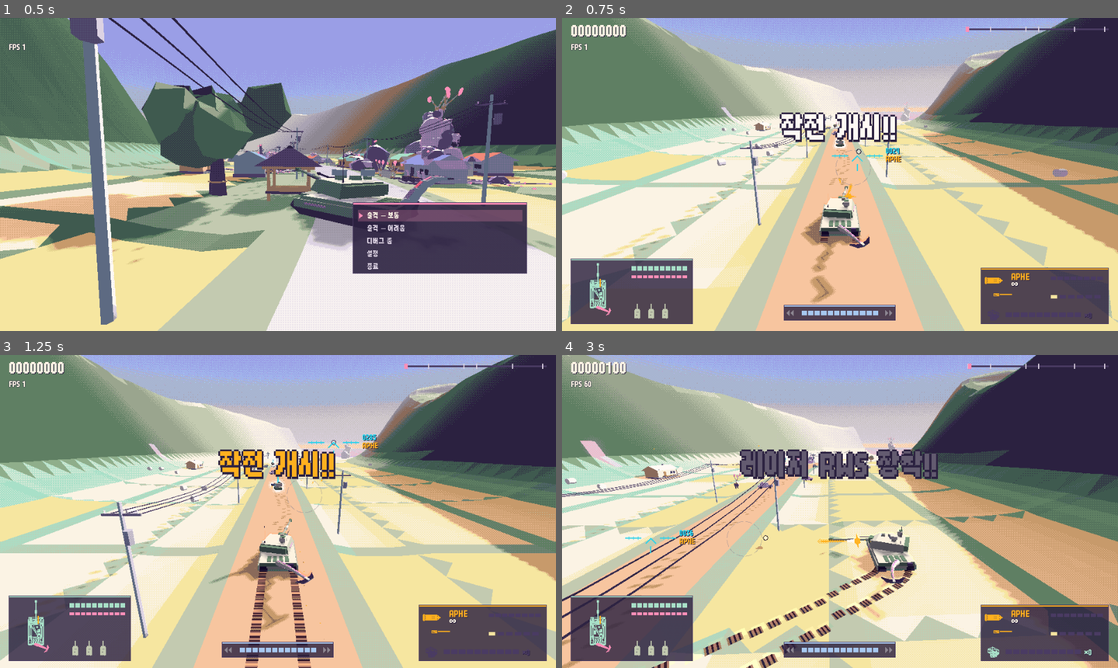
Above: before the commit, frames 1-4 (two rows, left to right).
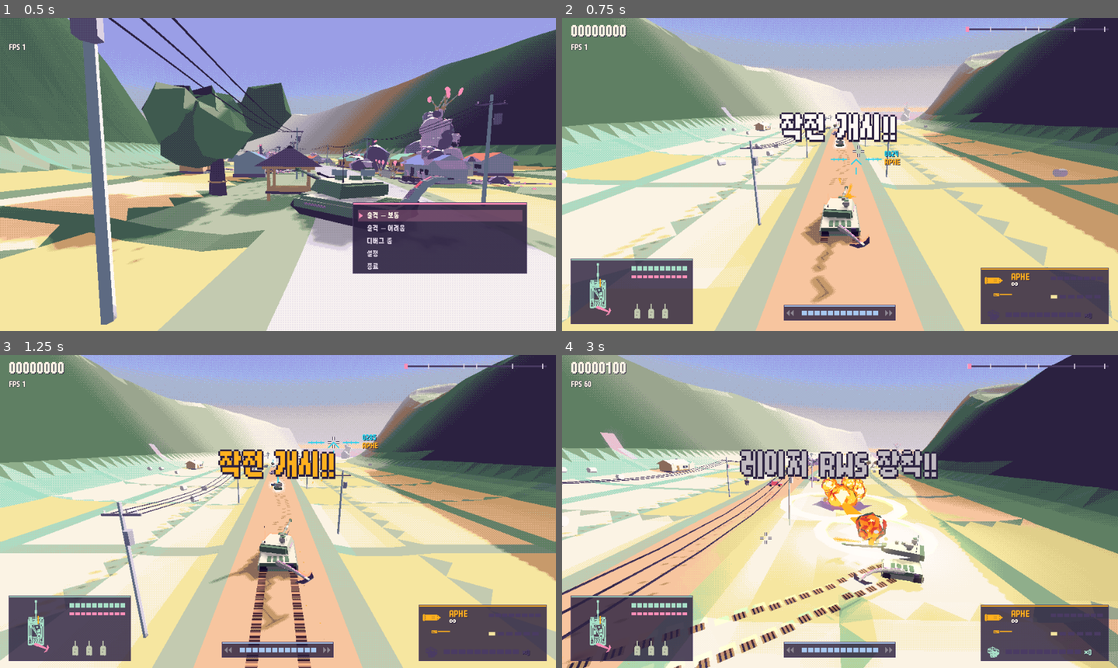
Above: after the commit, the same moments.

Repository: scarf005/orca-class
Game: Godot game, scene res://scenes/main.tscn
Two runs of this game, one before a commit and one after it. Both use one fixed random seed, a clock stepped at 60 frames per second and the inputs below.
Inputs (mouse positions are in pixels of both pictures, inside the frame that each line leads up to):
- Up to frame 1 (0.5 s): no input
- Up to frame 2 (0.75 s): tap Enter (ui_accept) at 0.5 s; drag from (840, 174) to (895, 105) at 0.52 s
- Up to frame 3 (1.25 s): no input
- Up to frame 4 (3 s): drag from (728, 527) to (812, 574) at 1.27 s; move the mouse to (895, 442) at 2.02 s; hold D (move_right) 2.03-2.75 s; hold Right mouse button (fire_cannon) 2.03-2.75 s; click (895, 442) at 2.17 s; drag from (812, 574) to (673, 464) at 2.77 s

Frame 1 is identical in both runs. In frame 2, 0.3% of the frame differs, in the area x 48-62%, y 40-54%; in frame 3, less than 0.1%; in frame 4, 43%, in the area x 0-100%, y 0-100%.

Commit message:
feat: make the charged shot quicker to aim, lock and feel
- 0.55 s charge; an early release drains instead of vanishing, with a click
- fixed lock radius shown as a segmented ring at the cursor; brackets preview the candidate and clamp on white-hot
- faster turret laying and the chevron at the real target range
- hits land with a freeze, flash and ring scaled by the charge

Assisted-by: claude-code:claude-opus-5-5
Co-authored-by: Claude Opus 5.5 <noreply@anthropic.com>

Diff:
--- a/scripts/player/armament.gd
+++ b/scripts/player/armament.gd
@@ -30,8 +30,9 @@
 const SHELL_DAMAGE := 1500.0
 
 const CHARGE_DELAY := 0.15
-const CHARGE_TIME := 0.8
-const CHARGE_RING := Vector2(160.0, 68.0) ## 3D-view pixels; the full-charge ring exceeds the soft lock.
+const CHARGE_TIME := 0.55
+const CHARGE_DRAIN := 3.0 ## A release short of full drains the charge this many times faster than it builds, so a quick re-press resumes.
+const LOCK_RADIUS := 64.0 ## 3D-view pixels around the reticle that a charge picks and locks its target within.
 const APHE_DAMAGE := Vector2(1.0, 2.0)
 const APHE_RADIUS := Vector2(5.0, 9.0)
 const APHE_BLAST := Vector2(600.0, 600.0)
--- a/scripts/player/tank.gd
+++ b/scripts/player/tank.gd
@@ -75,6 +75,7 @@
 var charge := 0.0
 var charge_lock: Entity
 var charge_part := ""
+var charge_candidate: Entity ## What a full charge would lock right now, shown while charging.
 var _charge_time := 0.0
 var _cannon_held := false
 var _cannon_released := false
@@ -547,10 +548,10 @@
 	_sight_lock = lock
 	var local := model.turret.global_transform.affine_inverse() * lay
 	var yaw := atan2(-local.x, -local.z)
-	model.turret.rotation.y = rotate_toward(model.turret.rotation.y, model.turret.rotation.y + yaw, 7.0 * modules.traverse_factor() * delta)
+	model.turret.rotation.y = rotate_toward(model.turret.rotation.y, model.turret.rotation.y + yaw, 12.0 * modules.traverse_factor() * delta)
 	var to_aim := local - model.gun_pivot.position
 	var pitch := clampf(atan2(to_aim.y, Vector2(to_aim.x, to_aim.z).length()), deg_to_rad(-8.0), deg_to_rad(55.0))
-	model.gun_pivot.rotation.x = move_toward(model.gun_pivot.rotation.x, pitch, 3.0 * delta)
+	model.gun_pivot.rotation.x = move_toward(model.gun_pivot.rotation.x, pitch, 9.0 * delta)
 	_barrel_recoil = move_toward(_barrel_recoil, 0.0, delta * 2.5)
 	model.barrel.position.z = _barrel_recoil
 
@@ -628,6 +629,7 @@
 	_full_click = false
 	charge_lock = null
 	charge_part = ""
+	charge_candidate = null
 
 
 func is_charging() -> bool:
@@ -650,17 +652,21 @@
 		_charge_time += delta
 		if before < Armament.CHARGE_DELAY and _charge_time >= Armament.CHARGE_DELAY:
 			Sfx.play("charge", global_position)
-		charge = clampf((_charge_time - Armament.CHARGE_DELAY) / charge_time(), 0.0, 1.0)
-		if charge >= 1.0 and not _full_click:
-			_full_click = true
-			Sfx.play("charge_full", global_position)
+	elif not _cannon_released: # The release frame keeps the charge it let go with.
+		_charge_time = maxf(0.0, _charge_time - delta * Armament.CHARGE_DRAIN)
+	charge = clampf((_charge_time - Armament.CHARGE_DELAY) / charge_time(), 0.0, 1.0)
+	if charge >= 1.0 and not _full_click:
+		_full_click = true
+		Sfx.play("charge_full", global_position)
+	elif charge < 1.0:
+		_full_click = false
 	_cannon_held = held
 
 
 ## Canister shows the actual cone footprint at the sight's range, in 3D-view pixels.
 func charge_ring_radius() -> float:
 	if current_round != Armament.Round.CANISTER:
-		return lerpf(Armament.CHARGE_RING.x, Armament.CHARGE_RING.y, charge)
+		return Armament.LOCK_RADIUS
 	var cam := World.current.camera
 	var distance := model.muzzle.global_position.distance_to(aim_point)
 	var radius := distance * Armament.CANISTER_SPREAD
@@ -682,8 +688,9 @@
 	if (not is_charging() and not _cannon_released) or modules.lock_factor() <= 0.0:
 		charge_lock = null
 		charge_part = ""
-		return
-	if is_instance_valid(charge_lock) and _charge_distance(charge_lock, charge_part) <= Armament.CHARGE_RING.y * LOCK_HOLD:
+		charge_candidate = null
+		return
+	if is_instance_valid(charge_lock) and _charge_distance(charge_lock, charge_part) <= Armament.LOCK_RADIUS * LOCK_HOLD:
 		return
 	charge_lock = null
 	charge_part = ""
@@ -697,10 +704,12 @@
 			best = distance
 			candidate = enemy
 			part = nearest_part
+	charge_candidate = candidate
 	if charge >= 1.0 and candidate:
 		charge_lock = candidate
 		charge_part = part
 		charge_locked.emit(candidate)
+		Sfx.play("lock", global_position, 2.0, 1.2)
 
 
 func _update_weapons(delta: float) -> void:
@@ -719,7 +728,13 @@
 	if _cannon_released:
 		if input_enabled and charge >= 1.0:
 			fire_cannon(Vector3.INF, Vector3.ZERO, 1.0)
-		_cancel_charge()
+			_cancel_charge()
+		else:
+			# Let go early: the charge drains back instead of vanishing, and a click says so.
+			Sfx.ui("ui_move", -8.0, 0.7)
+			charge_lock = null
+			charge_part = ""
+			charge_candidate = null
 
 
 ## The fire-control system's soft lock: the enemy under the reticle, else the one nearest it on
@@ -796,7 +811,7 @@
 
 ## Where the chevron sits: along the barrel at the smoothed sight range.
 func sight_point() -> Vector3:
-	return model.muzzle.global_position - model.barrel.global_basis.z * maxf(sight_range, 30.0)
+	return model.muzzle.global_position - model.barrel.global_basis.z * maxf(sight_range, 8.0)
 
 
 ## Rounds leave along the barrel: the ballistic computer may correct only a few degrees off it,
@@ -980,12 +995,17 @@
 ## Main-gun impacts. A shell landing on an enemy freezes the frame for a beat and bucks the camera.
 func _count_hit(projectile: Projectile, point: Vector3, target: Entity) -> void:
 	var world := World.current
-	world.shake(0.3, point)
+	var power := projectile.hit.power if projectile.hit else 0.0
+	world.shake(lerpf(0.3, 0.55, power), point)
 	if target and target.team == Team.ENEMY:
 		world.stats.shot_hits += 1
-		world.hitstop(0.045)
-		world.fx.light_flash(point, 16.0, Palette.WHITE, 22.0)
-		world.fx.sparks(point, projectile.splash_direction(), 18, Palette.WHITE, 18.0)
+		# The hit lands with its own weight: a freeze, a white flash and a ring on the target.
+		world.hitstop(lerpf(0.045, 0.08, power))
+		world.fx.light_flash(point, lerpf(16.0, 26.0, power), Palette.WHITE, 22.0)
+		world.fx.impact_star(point, lerpf(2.6, 4.5, power), Palette.WHITE)
+		world.fx.shockwave(point, lerpf(5.0, 11.0, power), Palette.WHITE, 0.18)
+		world.fx.sparks(point, projectile.splash_direction(), 18 + int(power * 14), Palette.WHITE, 18.0)
+		world.camera.kick(0.04 * power)
 
 
 ## What the laser burns next: the incoming projectile that arrives soonest, or a drone close enough
--- a/scripts/ui/hud.gd
+++ b/scripts/ui/hud.gd
@@ -464,24 +464,19 @@
 		return
 	var cam := world.camera
 	var cursor := p.aim_screen * SCALE
-	var target := p.charge_lock if is_instance_valid(p.charge_lock) else p.coax_target
 	var charged_lock := is_instance_valid(p.charge_lock)
+	# While charging, the brackets show what the charge has (or would) lock; otherwise the coax's soft lock.
+	var target: Entity = p.charge_lock if charged_lock else (p.charge_candidate if p.is_charging() else p.coax_target)
 	var color := Palette.HOSTILE if is_instance_valid(target) else Palette.CYAN
-	# Like Star Fox's two sights, both marks sit on the line the barrel points along: the ring close
-	# in front of the muzzle, the chevron out at the range the sight rests on. Lined up, they show
-	# where the gun fires; the mouse only leaves a small cursor the turret swings toward.
-	var muzzle := p.model.muzzle.global_position
-	var barrel_dir := -p.model.barrel.global_basis.z
+	# The chevron sits where the barrel points, out at the range the sight rests on: the gun fires
+	# there. The cursor is where the turret swings toward, and the charge fills around it.
 	var far := p.sight_point()
-	var near := muzzle + barrel_dir * 14.0
-	draw_circle(cursor, 2.0, Palette.WHITE)
-	draw_arc(cursor, 4.0, 0, TAU, 10, Palette.INK, 1.0)
+	_draw_cursor(cursor)
 	if p.is_charging():
-		draw_arc(cursor, p.charge_ring_radius() * SCALE, 0.0, TAU, 48, Palette.FRIENDLY, 2.0)
-	if cam.is_position_behind(far) or cam.is_position_behind(near):
+		_draw_charge_ring(cursor, p.charge_ring_radius() * SCALE, p.charge, charged_lock)
+	if cam.is_position_behind(far):
 		return
 	var c := cam.unproject_position(far) * SCALE
-	var n := cam.unproject_position(near) * SCALE
 	# Chevron and stadia.
 	draw_polyline(PackedVector2Array([c + Vector2(-9, 9), c, c + Vector2(9, 9)]), color, 2.0)
 	for side in [-1.0, 1.0]:
@@ -494,11 +489,6 @@
 	if p.modules.lock_factor() > 0.0:
 		_text(c + Vector2(50, -4), "%04d" % int(p.sight_range), color, 12)
 	_text(c + Vector2(50, 10), ROUND_CODES[p.current_round], Armament.ROUND_COLORS[p.current_round], 12)
-	# Charge ring: twelve segments fill as the shot charges.
-	for k in 12:
-		var a0 := -PI * 0.5 + TAU * k / 12.0 + 0.06
-		var filled := float(k) / 12.0 < p.charge
-		draw_arc(n, 30, a0, a0 + TAU / 12.0 - 0.12, 4, Armament.ROUND_COLORS[p.current_round] if filled else Color(Palette.STONE, 0.5), 3.0 if filled else 1.0)
 	# Lock: brackets snap in from wide when a new target (or a new module of it) is acquired.
 	var part := p.charge_part if charged_lock else p.coax_part
 	if target != _lock or part != _lock_part:
@@ -521,12 +511,28 @@
 	var center := cam.unproject_position(focus) * SCALE
 	var k := clampf(_lock_time / 0.2, 0.0, 1.0)
 	var s := lerpf(46.0, 18.0 + size * 3.0, ease(k, 0.4))
+	var candidate := p.is_charging() and not charged_lock
+	# A fresh charge lock clamps on white-hot, then settles to the friendly colour; a candidate is a thin hint.
+	var bracket_color := Palette.HOSTILE
+	if charged_lock:
+		bracket_color = Palette.WHITE if _lock_time < 0.12 else Palette.FRIENDLY
+	elif candidate:
+		bracket_color = Color(Palette.FRIENDLY, 0.6)
+	var width := 1.0 if candidate else (3.0 if charged_lock else 2.0)
+	var arm := 9.0 if not charged_lock else 13.0
 	for corner: Vector2 in [Vector2(-1, -1), Vector2(1, -1), Vector2(1, 1), Vector2(-1, 1)]:
 		var at := center + corner * s
-		draw_line(at, at - Vector2(corner.x * 9, 0), Palette.FRIENDLY if charged_lock else Palette.HOSTILE, 2.0)
-		draw_line(at, at - Vector2(0, corner.y * 9), Palette.FRIENDLY if charged_lock else Palette.HOSTILE, 2.0)
+		if charged_lock:
+			draw_line(at, at - Vector2(corner.x * arm, 0), Palette.INK, width + 3.0)
+			draw_line(at, at - Vector2(0, corner.y * arm), Palette.INK, width + 3.0)
+		draw_line(at, at - Vector2(corner.x * arm, 0), bracket_color, width)
+		draw_line(at, at - Vector2(0, corner.y * arm), bracket_color, width)
 	if charged_lock:
+		if _lock_time < 0.12:
+			draw_arc(center, s * 1.6 + _lock_time * 160.0, 0.0, TAU, 32, Color(Palette.WHITE, 1.0 - _lock_time / 0.12), 2.0)
 		_text(center + Vector2(0, -s - 12), tr("CHARGE_LOCK"), Palette.FRIENDLY, 12, HORIZONTAL_ALIGNMENT_CENTER, 0)
+	if candidate:
+		return
 	if k >= 1.0:
 		var distance := int(focus.distance_to(p.global_position))
 		_text(center + Vector2(0, s + 14), "%s  %dm" % [name, distance], Palette.HOSTILE, 12, HORIZONTAL_ALIGNMENT_CENTER, 0)
@@ -539,6 +545,34 @@
 			draw_line(center, lp, Color(Palette.HOSTILE, 0.5), 1.0)
 			draw_colored_polygon(PackedVector2Array([lp + Vector2(0, -6), lp + Vector2(6, 0), lp + Vector2(0, 6), lp + Vector2(-6, 0)]), Palette.BUTTER)
 			draw_polyline(PackedVector2Array([lp + Vector2(0, -6), lp + Vector2(6, 0), lp + Vector2(0, 6), lp + Vector2(-6, 0), lp + Vector2(0, -6)]), Palette.INK, 1.0)
+
+
+## The mouse cursor: a small open cross, so the target under it stays visible.
+func _draw_cursor(at: Vector2) -> void:
+	for dir: Vector2 in [Vector2.UP, Vector2.DOWN, Vector2.LEFT, Vector2.RIGHT]:
+		draw_line(at + dir * 4.0, at + dir * 10.0, Palette.INK, 4.0)
+	for dir: Vector2 in [Vector2.UP, Vector2.DOWN, Vector2.LEFT, Vector2.RIGHT]:
+		draw_line(at + dir * 4.0, at + dir * 10.0, Palette.WHITE, 2.0)
+
+
+## The charge, around the cursor at the radius it locks within: segments fill clockwise from the
+## top; full, the ring closes solid and pulses.
+func _draw_charge_ring(at: Vector2, radius: float, charge: float, locked: bool) -> void:
+	const SEGMENTS := 16
+	if charge >= 1.0:
+		var pulse := 0.5 + 0.5 * sin(_time * 18.0)
+		draw_arc(at, radius, 0.0, TAU, 48, Palette.INK, 6.0)
+		draw_arc(at, radius, 0.0, TAU, 48, Palette.WHITE.lerp(Palette.FRIENDLY, 0.4 + pulse * 0.6) if not locked else Palette.FRIENDLY, 3.0)
+		return
+	for k in SEGMENTS:
+		var a0 := -PI * 0.5 + TAU * k / SEGMENTS + 0.04
+		var a1 := a0 + TAU / SEGMENTS - 0.08
+		if float(k) / SEGMENTS < charge:
+			draw_arc(at, radius, a0, a1, 4, Palette.INK, 6.0)
+			draw_arc(at, radius, a0, a1, 4, Palette.FRIENDLY, 3.0)
+		else:
+			draw_arc(at, radius, a0, a1, 4, Color(Palette.INK, 0.6), 3.0)
+			draw_arc(at, radius, a0, a1, 4, Palette.MIST, 1.0)
 
 
 func _draw_hit_marker() -> void:
--- a/tests/charge_test.gd
+++ b/tests/charge_test.gd
@@ -23,12 +23,14 @@
 func test_clicks_and_early_releases_fire_nothing_and_reset() -> void:
 	var world := _rig()
 	var tank := world.player
-	for _i in 30:
+	for _i in 10:
 		Input.action_press("fire_cannon")
 		_step(tank, 1.0 / 60.0)
 		Input.action_release("fire_cannon")
 		_step(tank, 1.0 / 60.0)
-	check_eq(world.stats.shots, 0, "clicking fires nothing")
+	check_eq(world.stats.shots, 0, "a few clicks fire nothing")
+	_step(tank, 1.0)
+	check_eq(tank.charge, 0.0, "and what they built drains away")
 	Input.action_press("fire_cannon")
 	_step(tank, Armament.CHARGE_DELAY - 0.01)
 	check_eq(tank.charge, 0.0, "no charge before the delay")
@@ -39,11 +41,17 @@
 	Input.action_release("fire_cannon")
 	_step(tank, 0.0)
 	check_eq(world.stats.shots, 0, "releasing before full fires nothing")
-	check_eq(tank.charge, 0.0, "and resets the charge")
-	Input.action_press("fire_cannon")
-	_step(tank, Armament.CHARGE_DELAY + 0.01)
-	check_near(tank.charge, 0.01 / Armament.CHARGE_TIME, 0.001, "the next press starts over")
-	Input.action_release("fire_cannon")
+	var kept := tank.charge
+	_step(tank, Armament.CHARGE_TIME * 0.1)
+	check_near(tank.charge, kept - 0.1 * Armament.CHARGE_DRAIN, 0.001, "the charge drains back instead of vanishing")
+	Input.action_press("fire_cannon")
+	_step(tank, 0.01)
+	check(tank.charge > kept - 0.1 * Armament.CHARGE_DRAIN, "and a quick re-press resumes from what is left")
+	Input.action_release("fire_cannon")
+	_step(tank, 0.0)
+	_step(tank, (Armament.CHARGE_DELAY + Armament.CHARGE_TIME) / Armament.CHARGE_DRAIN + 0.01)
+	check_eq(tank.charge, 0.0, "left alone, it drains to nothing")
+	check_eq(world.stats.shots, 0, "and never fires")
 
 
 func test_full_charge_holds_and_release_fires_exactly_one_shell() -> void:
@@ -154,6 +162,7 @@
 	_step(tank, Armament.CHARGE_DELAY + Armament.CHARGE_TIME - 0.01)
 	tank._update_charge_lock()
 	check(tank.charge_lock == null, "no lock before full charge")
+	check(tank.charge_candidate == first, "but the brackets already show what it will lock")
 	var locks: Array[Entity] = []
 	tank.charge_locked.connect(func(target: Entity) -> void: locks.append(target))
 	_step(tank, 0.02)
